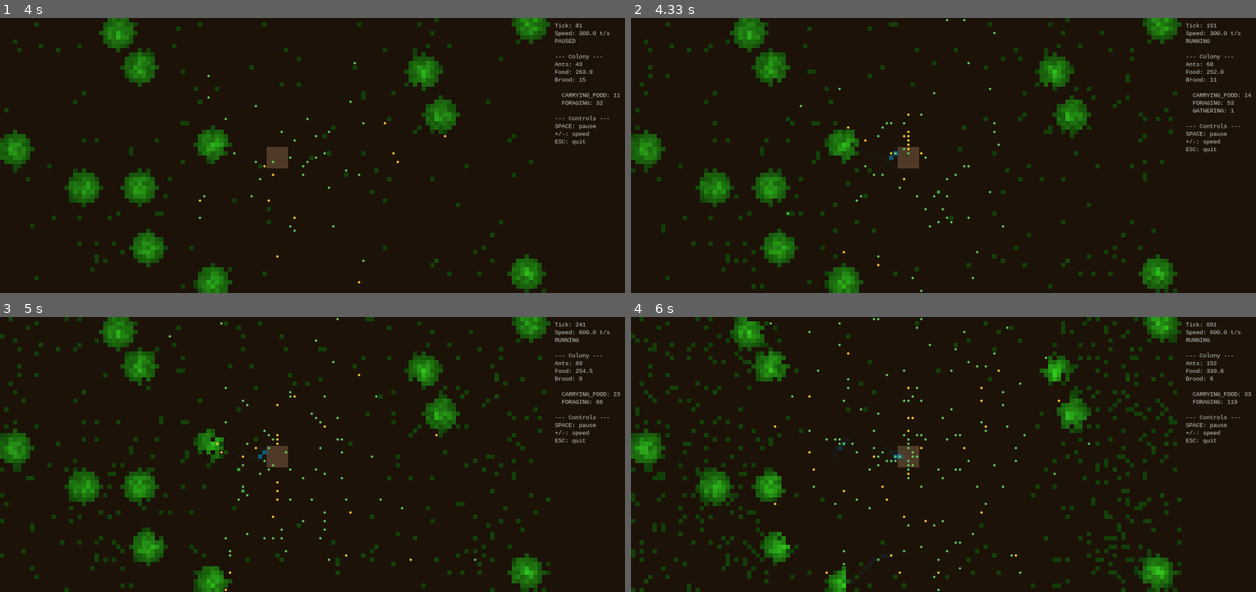
Above: before the commit, frames 1-4 (two rows, left to right).
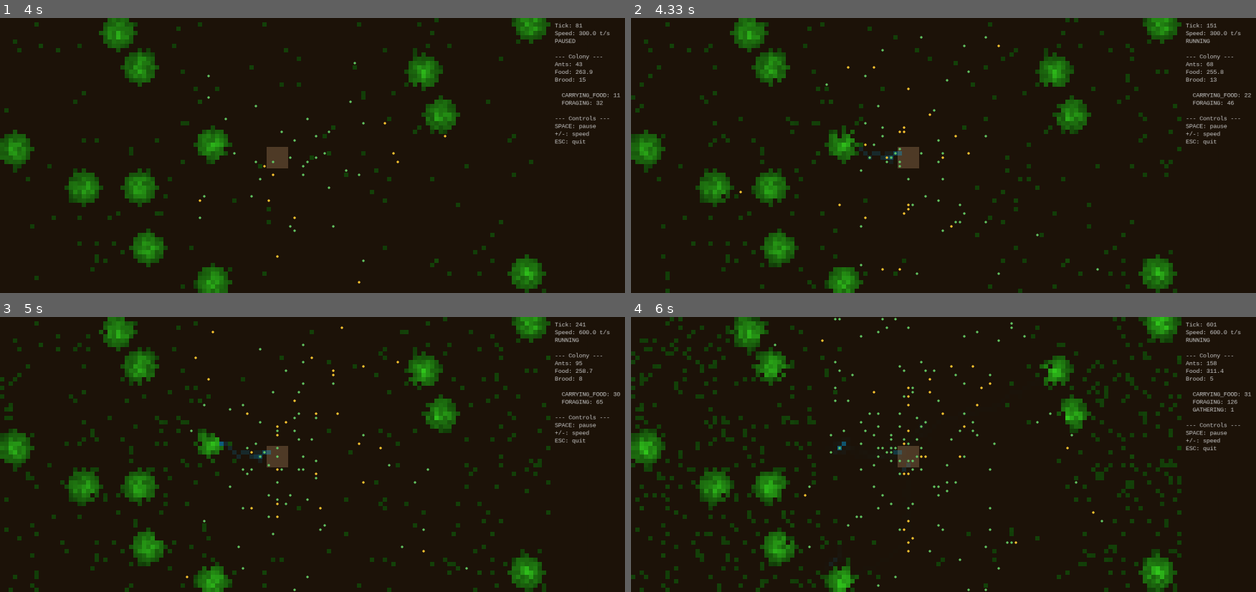
Above: after the commit, the same moments.

Repository: petrofang/anthemyr
Game: pygame game, started from anthemyr/__main__.py
Two runs of this game, one before a commit and one after it. Both use one fixed random seed, a clock stepped at 60 frames per second and the inputs below.
Inputs:
- Up to frame 1 (4 s): tap Space at 0.33, 0.73, 1.03, 1.23, 1.57, 1.87, 2.07, 2.37, 2.63, 2.97, 3.27, 3.4, 3.8 s; tap = at 1.32, 2.72, 3.88 s; tap + at 2.15, 3.48 s
- Up to frame 2 (4.33 s): tap Space at 4.1 s
- Up to frame 3 (5 s): tap Space at 4.47, 4.87 s; tap + at 4.95 s
- Up to frame 4 (6 s): tap Space at 5.17, 5.37, 5.67, 5.87 s; tap = at 5.45 s

Frame 1 is identical in both runs. In frame 2, 2.6% of the frame differs, in the area x 0-100%, y 0-100%; in frame 3, 4.9%; in frame 4, 10%.

Commit message:
Directional trail following, GATHERING display colour, slower evaporation
Three fixes for gatherer effectiveness:

1. GATHERING ants now show as orange (255, 140, 40) in the display,
   distinct from foraging (green) and carrying (yellow).

2. Trail evaporation slowed 0.02 → 0.01 and recruitment 0.10 → 0.05
   so trails persist long enough for gatherers to follow them.

3. Directional trail following via _best_directional_trail():
   gatherers prefer trail cells leading AWAY from the nest (score =
   pheromone_strength + direction_bonus * 2.0).  This prevents the
   trap where ants oscillate on strong trail fragments near the nest
   that don't lead anywhere.  Mirrors real ant polarity sensing —
   ants use sun compass + trail gradient to determine which way to
   walk along a bidirectional pheromone trail.

Also: _gather() and _move_gathering() now receive nest coordinates
for directional decisions.

Diff:
--- a/anthemyr/colony/ant.py
+++ b/anthemyr/colony/ant.py
@@ -181,7 +181,7 @@
             case Task.FORAGING:
                 self._forage(world, pheromones, rng)
             case Task.GATHERING:
-                self._gather(world, pheromones, rng)
+                self._gather(world, pheromones, nest_x, nest_y, rng)
             case Task.CARRYING_FOOD:
                 food_deposited = self._carry_food_home(
                     world,
@@ -395,6 +395,8 @@
         self,
         world: World,
         pheromones: PheromoneField,
+        nest_x: int,
+        nest_y: int,
         rng: Generator,
     ) -> None:
         """GATHERING ants exploit a known food source via pheromone trails.
@@ -402,7 +404,10 @@
         Unlike foraging scouts, gatherers follow TRAIL and RECRUITMENT
         pheromone at a high rate (75%) to efficiently reach a food
         source discovered by a scout.  They reinforce the trail as
-        they walk (handled in ``update()``).
+        they walk (handled in ``update()``).  Movement is directional
+        -- gatherers prefer trail cells that lead *away from* the nest,
+        avoiding the trap of oscillating on trail fragments near the
+        nest entrance.
 
         If the gatherer finds food it picks it up, resets its patience
         counter, and switches to CARRYING_FOOD.  If it walks for
@@ -455,50 +460,51 @@
             return
 
         # Move toward food source via pheromone trail
-        self._move_gathering(world, pheromones, rng)
+        self._move_gathering(world, pheromones, nest_x, nest_y, rng)
 
     def _move_gathering(
         self,
         world: World,
         pheromones: PheromoneField,
+        nest_x: int,
+        nest_y: int,
         rng: Generator,
     ) -> None:
-        """Move as a gatherer: high trail-follow rate with recruitment fallback.
+        """Move as a gatherer: follow trail *away from* the nest.
+
+        Gatherers use directional trail-following -- they prefer trail
+        cells that lead away from the nest, avoiding the trap of
+        oscillating on strong trail fragments near the nest entrance.
+        This mirrors real ants using polarity cues (sun compass +
+        trail gradient) to determine which direction to walk along
+        a bidirectional pheromone trail.
 
         Decision order:
 
         1. With probability ``_GATHER_FOLLOW_RATE`` (75%), follow the
-           strongest TRAIL pheromone.  If no TRAIL is nearby, try
-           RECRUITMENT pheromone instead.
-        2. Otherwise, fall back to a correlated random walk so the
-           gatherer isn't permanently stuck if the trail evaporates.
-        """
-        from anthemyr.pheromones.fields import PheromoneType
-
+           best directional trail (TRAIL, then RECRUITMENT fallback).
+           "Best" combines pheromone strength with preference for cells
+           farther from the nest.
+        2. Otherwise, fall back to a correlated random walk.
+        """
         neighbours = world.neighbours(self.x, self.y)
         if not neighbours:
             return
 
-        # 1. High-rate pheromone following (75%)
+        # 1. Directional pheromone following (75%) -- prefer away from nest
         if rng.random() < _GATHER_FOLLOW_RATE:
-            # Prefer TRAIL, fall back to RECRUITMENT
-            best = self._best_pheromone_neighbour(
+            best = self._best_directional_trail(
                 neighbours,
                 pheromones,
-                PheromoneType.TRAIL,
+                nest_x,
+                nest_y,
+                toward_nest=False,
             )
-            if best is None:
-                best = self._best_pheromone_neighbour(
-                    neighbours,
-                    pheromones,
-                    PheromoneType.RECRUITMENT,
-                )
             if best is not None:
                 self._step_to(best)
                 return
 
-        # 2. Correlated walk fallback (no territory avoidance --
-        #    gatherers don't care about explored area)
+        # 2. Correlated walk fallback
         self._correlated_step(world, pheromones, rng)
 
     def _move_foraging(
@@ -614,6 +620,72 @@
         chosen = neighbours[int(rng.integers(top))]
         self._step_to(chosen)
 
+    def _best_directional_trail(
+        self,
+        neighbours: list[Cell],
+        pheromones: PheromoneField,
+        nest_x: int,
+        nest_y: int,
+        *,
+        toward_nest: bool,
+    ) -> Cell | None:
+        """Pick the best trail-following neighbour with directional bias.
+
+        Real ants can determine trail polarity — they don't just walk
+        toward the strongest pheromone; they walk along the trail in
+        the right direction.  This method scores each neighbour by
+        combining trail pheromone strength with a directional bonus
+        that prefers movement toward or away from the nest.
+
+        The method checks TRAIL first; if no TRAIL is found on any
+        neighbour it falls back to RECRUITMENT pheromone.
+
+        Args:
+            neighbours: Adjacent cells to choose from.
+            pheromones: Multi-layer pheromone field.
+            nest_x: Colony nest X coordinate.
+            nest_y: Colony nest Y coordinate.
+            toward_nest: If True, prefer cells closer to the nest
+                (for carrying food home).  If False, prefer cells
+                farther from the nest (for gathering outbound).
+
+        Returns:
+            The best neighbouring cell, or None if no pheromone found.
+        """
+        from anthemyr.pheromones.fields import PheromoneType
+
+        # Current distance from nest
+        my_dist = abs(self.x - nest_x) + abs(self.y - nest_y)
+
+        for ptype in (PheromoneType.TRAIL, PheromoneType.RECRUITMENT):
+            best_cell: Cell | None = None
+            best_score = -999.0
+            has_pheromone = False
+
+            for cell in neighbours:
+                val = pheromones.read(ptype, cell.x, cell.y)
+                if val <= 0:
+                    continue
+                has_pheromone = True
+
+                # Directional bonus: +1 if moving the right way, -1 if wrong
+                cell_dist = abs(cell.x - nest_x) + abs(cell.y - nest_y)
+                if toward_nest:
+                    direction = 1.0 if cell_dist < my_dist else -0.5
+                else:
+                    direction = 1.0 if cell_dist > my_dist else -0.5
+
+                # Combine: pheromone strength (normalised) + direction bias
+                score = val + direction * 2.0
+                if score > best_score:
+                    best_score = score
+                    best_cell = cell
+
+            if has_pheromone:
+                return best_cell
+
+        return None
+
     @staticmethod
     def _best_pheromone_neighbour(
         neighbours: list[Cell],
--- a/anthemyr/ui/pygame_client.py
+++ b/anthemyr/ui/pygame_client.py
@@ -27,6 +27,7 @@
 _ANT_COLOURS: dict[Task, tuple[int, int, int]] = {
     Task.IDLE: (180, 180, 180),
     Task.FORAGING: (100, 200, 100),
+    Task.GATHERING: (255, 140, 40),
     Task.CARRYING_FOOD: (255, 200, 50),
     Task.BROOD_CARE: (200, 150, 255),
     Task.PATROLLING: (100, 150, 255),
--- a/config/default.yaml
+++ b/config/default.yaml
@@ -31,7 +31,7 @@
 pheromone_defaults:
   trail:
     diffusion_rate: 0.15
-    evaporation_rate: 0.02
+    evaporation_rate: 0.01
   alarm:
     diffusion_rate: 0.25
     evaporation_rate: 0.15
@@ -40,7 +40,7 @@
     evaporation_rate: 0.02
   recruitment:
     diffusion_rate: 0.20
-    evaporation_rate: 0.10
+    evaporation_rate: 0.05
   brood_care:
     diffusion_rate: 0.08
     evaporation_rate: 0.03
--- a/tests/test_colony.py
+++ b/tests/test_colony.py
@@ -288,3 +288,36 @@
                 switched = True
                 break
         assert switched, "Foraging ant should respond to recruitment"
+
+    def test_gatherer_follows_trail_away_from_nest(
+        self,
+        rng: Generator,
+    ) -> None:
+        """GATHERING ant prefers trail cells leading away from the nest."""
+        world = World(width=12, height=12)
+        phero = PheromoneField(width=12, height=12)
+        # Nest at (6, 6).  Ant at (5, 6).
+        # Place equal trail pheromone both toward and away from nest.
+        phero.deposit(PheromoneType.TRAIL, 4, 6, 5.0)  # away from nest
+        phero.deposit(PheromoneType.TRAIL, 6, 6, 5.0)  # toward nest
+        ant = Ant(
+            x=5,
+            y=6,
+            task=Task.GATHERING,
+            _lay_trail=True,
+            _gather_patience=60,
+        )
+        # Run multiple times; should prefer moving away (toward x=4)
+        away_count = 0
+        trials = 50
+        for _ in range(trials):
+            ant.x, ant.y = 5, 6
+            ant.task = Task.GATHERING
+            ant._gather_patience = 60
+            ant.update(world, phero, 6, 6, rng)
+            if ant.x == 4:
+                away_count += 1
+        # Should strongly prefer away from nest
+        assert away_count > trials * 0.5, (
+            f"Gatherer went away {away_count}/{trials} times, expected majority"
+        )
